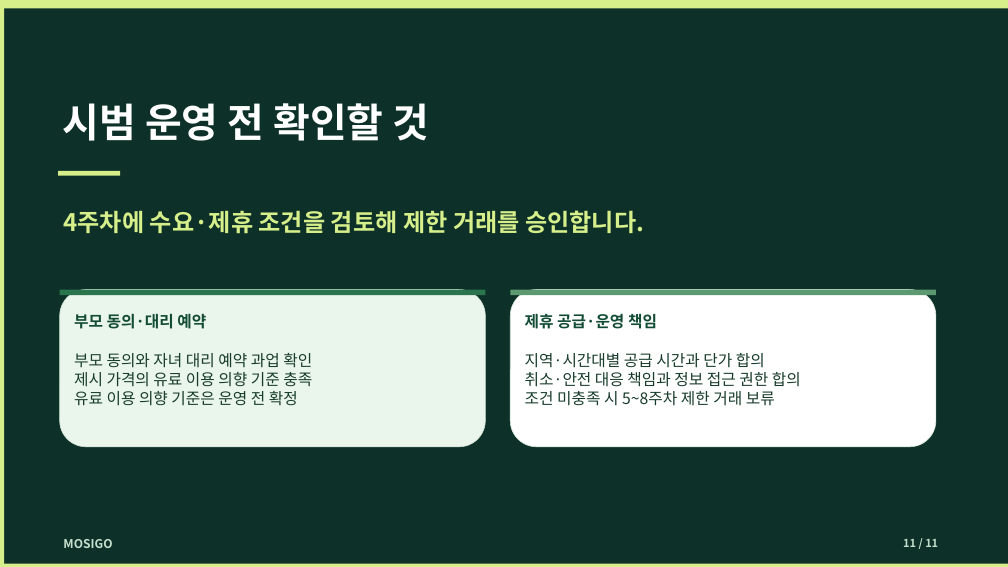
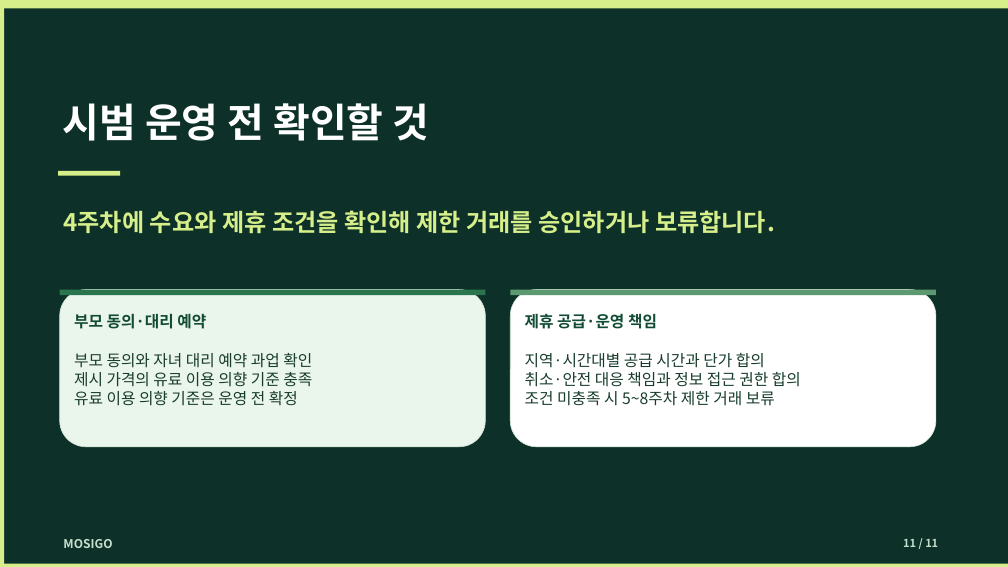
Before and after one commit to dohyunkimmm/mosigo-case-study, a slide deck: slide 11 of downloads/mosigo_report.pptx. Drawn at 1008x567 pixels with LibreOffice and Linux fonts; fonts in the diff are those of the drawing. Boxes give left, top, right and bottom in pixels: in the first picture for what was removed or moved away, otherwise in the second. Text is boxed around its words. In the diff, an @@ line names an element or a change of style, - is before the commit and + after.

Commit message:
자료의 과업 지표·승인 조건·공급 산정 기준과 42쪽 탐색 개선 (#188)
* 자료 페이지 제목과 공급 산정 기준 반영: index.html

* 자료 페이지 제목과 공급 산정 기준 반영: downloads/mosigo_business_plan_20261031.html

* 자료 페이지 제목과 공급 산정 기준 반영: .github/workflows/business-plan-pdf.yml

* 서비스기획 과업 성공 지표 및 승인·보류 문구 수정

* 발표 PDF·PPTX·미리보기와 사업기획서 발표자 노트 동기화

* 서비스기획 11장의 승인·보류 문구를 제안 원문과 일치시킴

```diff
--- a/downloads/mosigo_report.pptx
+++ b/downloads/mosigo_report.pptx
@@ text at [63, 210, 775, 233]: text changed @@
-4주차에 수요·제휴 조건을 검토해 제한 거래를 승인합니다.
+4주차에 수요와 제휴 조건을 확인해 제한 거래를 승인하거나 보류합니다.
```
Also in this commit, not shown: 1 other slide changed, 12 other files.
